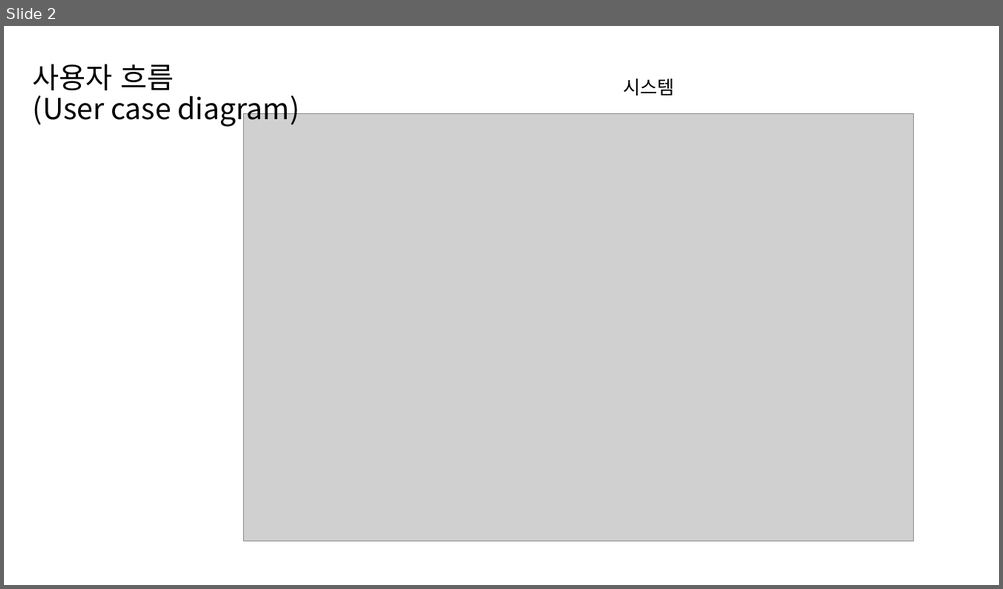
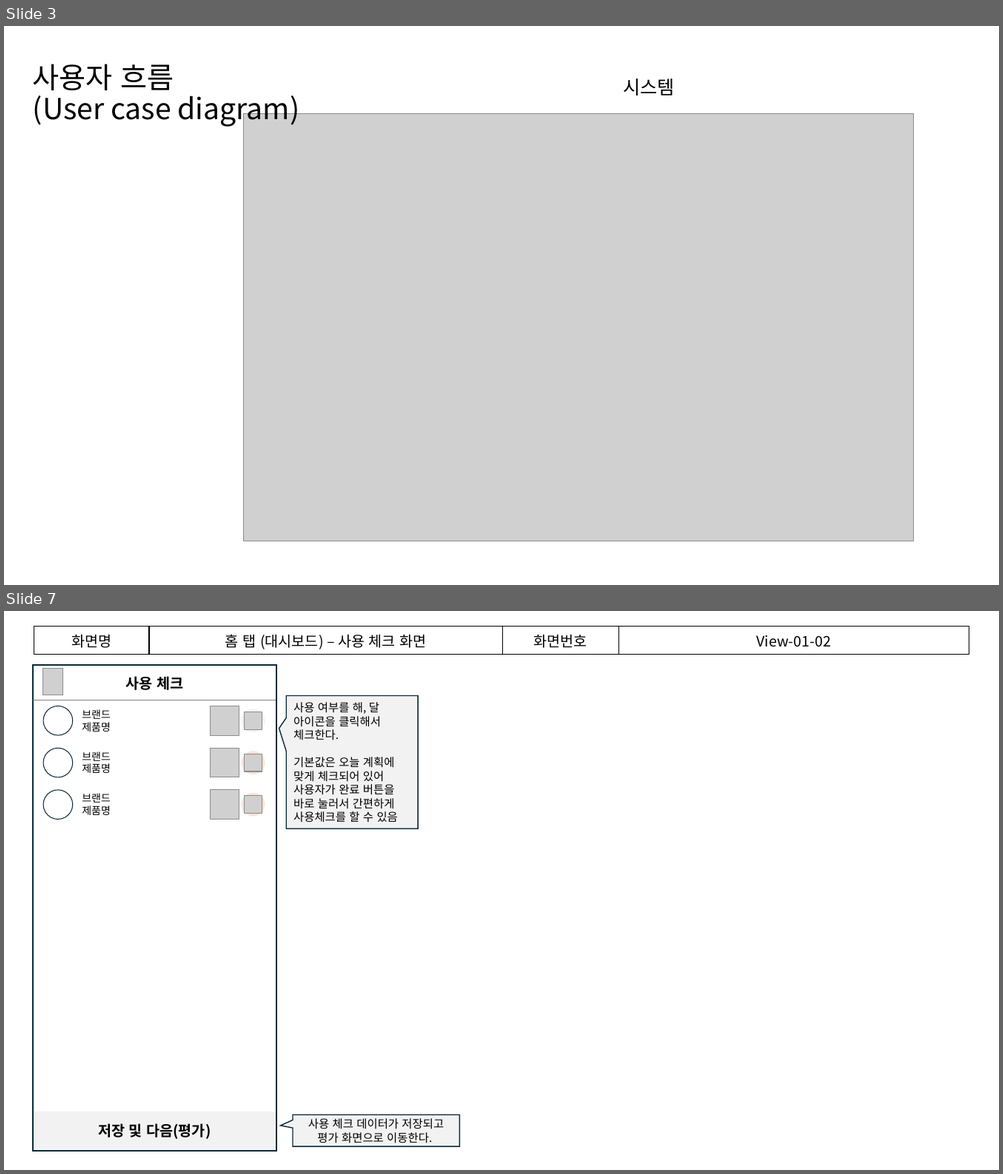
Before and after one commit to joo-hyejin/app_study, a slide deck: 기획서 - 프로토타입.pptx. Shown one above the other, each under a label of ours: slide 2 before the commit, slides 3 and 7 after it; the slides between them are not shown. The pictures are 1003x589 and 1003x1174 pixels, drawn with LibreOffice and Linux fonts; fonts in the diff are those of the drawing; grey boxes stand for pictures. Boxes give left, top, right and bottom in pixels: in the first picture for what was removed or moved away, otherwise in the second. Text is boxed around its words. In the diff, an @@ line names an element or a change of style, - is before the commit and + after.

```diff
--- a/기획서 - 프로토타입.pptx
+++ b/기획서 - 프로토타입.pptx
@@ slide 7 added at box(4, 611, 999, 1170), background #FFFFFF @@
@@ table added at box(34, 626, 969, 653), 1 rows, 4 columns @@
+화면명 | 홈 탭 (대시보드) – 사용 체크 화면 | 화면번호 | View-01-02
@@ rectangle added at box(33, 665, 276, 1151), outline #092A39 1.5 pt @@
@@ picture added at box(42, 669, 64, 695) @@
@@ text added at box(125, 676, 183, 690), 14 pt, text #000000, bold @@
+사용 체크
@@ speech box added at box(286, 696, 418, 829), fill #F2F2F2, outline #092A39 1 pt, 11 pt, text #000000 @@
+사용 여부를 해, 달 아이콘을 클릭해서 체크한다.
+기본값은 오늘 계획에 맞게 체크되어 있어 사용자가 완료 버튼을 바로 눌러서 간편하게 사용체크를 할 수 있음
@@ line added from (33, 700) to (276, 700), #808080 0.25 pt @@
@@ group added at box(43, 706, 264, 735): 2 ellipses, 2 pictures, 1 text @@
+브랜드
+제품명
@@ group added at box(43, 749, 264, 777): 2 ellipses, 2 pictures, 1 text @@
+브랜드
+제품명
@@ group added at box(43, 790, 264, 819): 2 ellipses, 2 pictures, 1 text @@
+브랜드
+제품명
@@ rounded rectangle added at box(34, 1113, 275, 1150), fill #F2F2F2, 14 pt, text #000000, bold @@
+저장 및 다음(평가)
@@ speech box added at box(293, 1116, 460, 1147), fill #F2F2F2, outline #092A39 1 pt, 11 pt, text #000000 @@
+사용 체크 데이터가 저장되고 평가 화면으로 이동한다.
@@ what was slide 2 is now slide 3 @@
```
Also in this commit, not shown: 2 slides changed, 7 other slides added, 1 other file.
